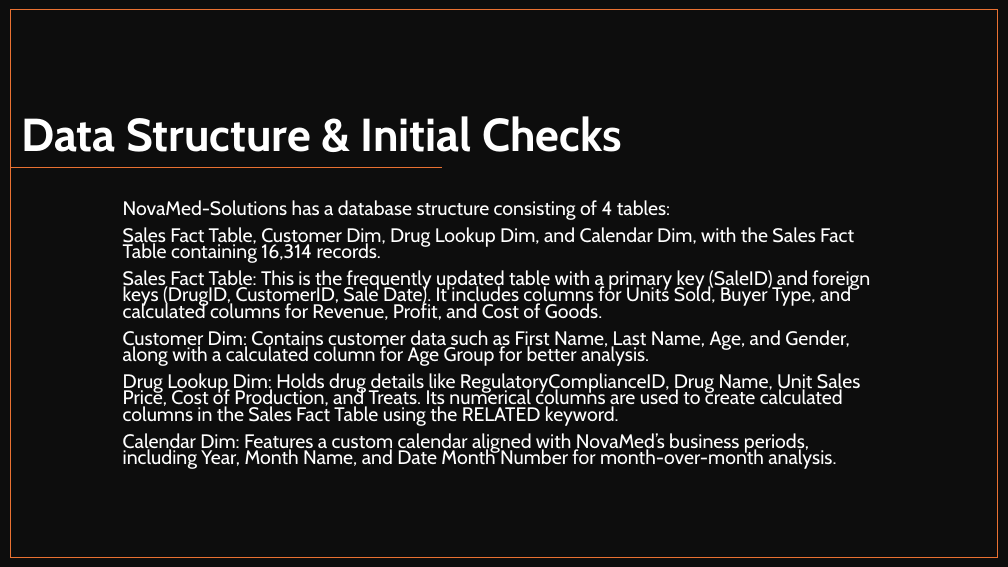
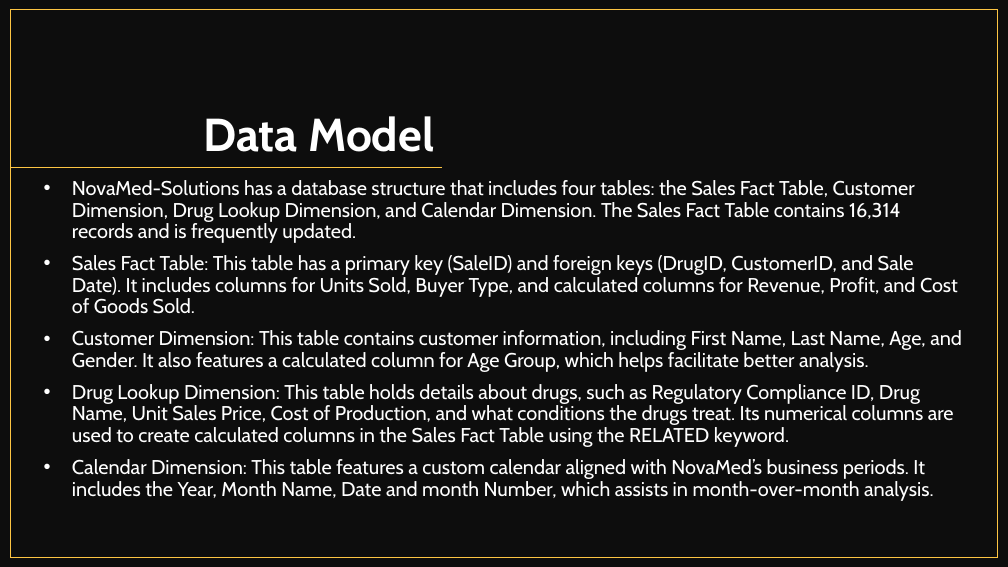
Before and after one commit to cephard/NovaMed-Solutions, a slide deck: slide 4 of NovaMed Solutions Presentation.pptx. Drawn at 1008x567 pixels with LibreOffice and Linux fonts; fonts in the diff are those of the drawing. Boxes give left, top, right and bottom in pixels: in the first picture for what was removed or moved away, otherwise in the second. Text is boxed around its words. In the diff, an @@ line names an element or a change of style, - is before the commit and + after.

```diff
--- a/NovaMed Solutions Presentation.pptx
+++ b/NovaMed Solutions Presentation.pptx
@@ rectangle at (11, 10, 998, 558): outline #E97132 1 pt to #FDC543 1 pt @@
@@ title removed at (21, 116, 622, 152) @@
-Data Structure & Initial Checks
@@ title added at (203, 116, 434, 152), 44 pt, text #FFFFFF, bold @@
+Data Model
@@ line (442, 168) - (11, 168): stroke #E97132 1 pt to #FDC543 1 pt @@
@@ subtitle at (72, 180, 962, 501): text changed; size 18.6 to 19 pt @@
-NovaMed-Solutions has a database structure consisting of 4 tables:
-Sales Fact Table, Customer Dim, Drug Lookup Dim, and Calendar Dim, with the Sales Fact Table containing 16,314 records.
-Sales Fact Table: This is the frequently updated table with a primary key (SaleID) and foreign keys (DrugID, CustomerID, Sale Date). It includes columns for Units Sold, Buyer Type, and calculated columns for Revenue, Profit, and Cost of Goods.
-Customer Dim: Contains customer data such as First Name, Last Name, Age, and Gender, along with a calculated column for Age Group for better analysis.
-Drug Lookup Dim: Holds drug details like RegulatoryComplianceID, Drug Name, Unit Sales Price, Cost of Production, and Treats. Its numerical columns are used to create calculated columns in the Sales Fact Table using the RELATED keyword.
-Calendar Dim: Features a custom calendar aligned with NovaMed’s business periods, including Year, Month Name, and Date Month Number for month-over-month analysis.
+• NovaMed-Solutions has a database structure that includes four tables: the Sales Fact Table, Customer Dimension, Drug Lookup Dimension, and Calendar Dimension. The Sales Fact Table contains 16,314 records and is frequently updated.
+• Sales Fact Table: This table has a primary key (SaleID) and foreign keys (DrugID, CustomerID, and Sale Date). It includes columns for Units Sold, Buyer Type, and calculated columns for Revenue, Profit, and Cost of Goods Sold.
+• Customer Dimension: This table contains customer information, including First Name, Last Name, Age, and Gender. It also features a calculated column for Age Group, which helps facilitate better analysis.
+• Drug Lookup Dimension: This table holds details about drugs, such as Regulatory Compliance ID, Drug Name, Unit Sales Price, Cost of Production, and what conditions the drugs treat. Its numerical columns are used to create calculated columns in the Sales Fact Table using the RELATED keyword.
+• Calendar Dimension: This table features a custom calendar aligned with NovaMed’s business periods. It includes the Year, Month Name, Date and month Number, which assists in month-over-month analysis.
```
Also in this commit, not shown: 24 other slides changed, 11 slides added, 8 slides removed, 3 other files.
